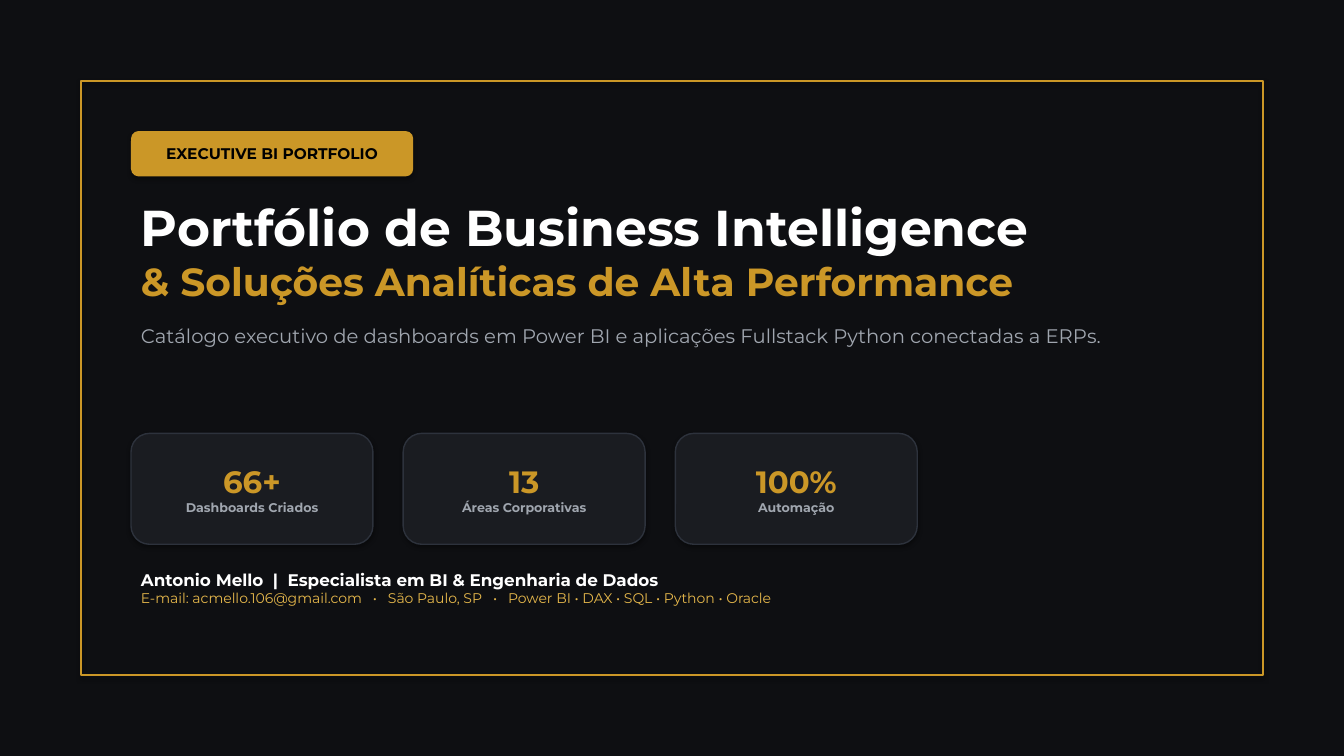
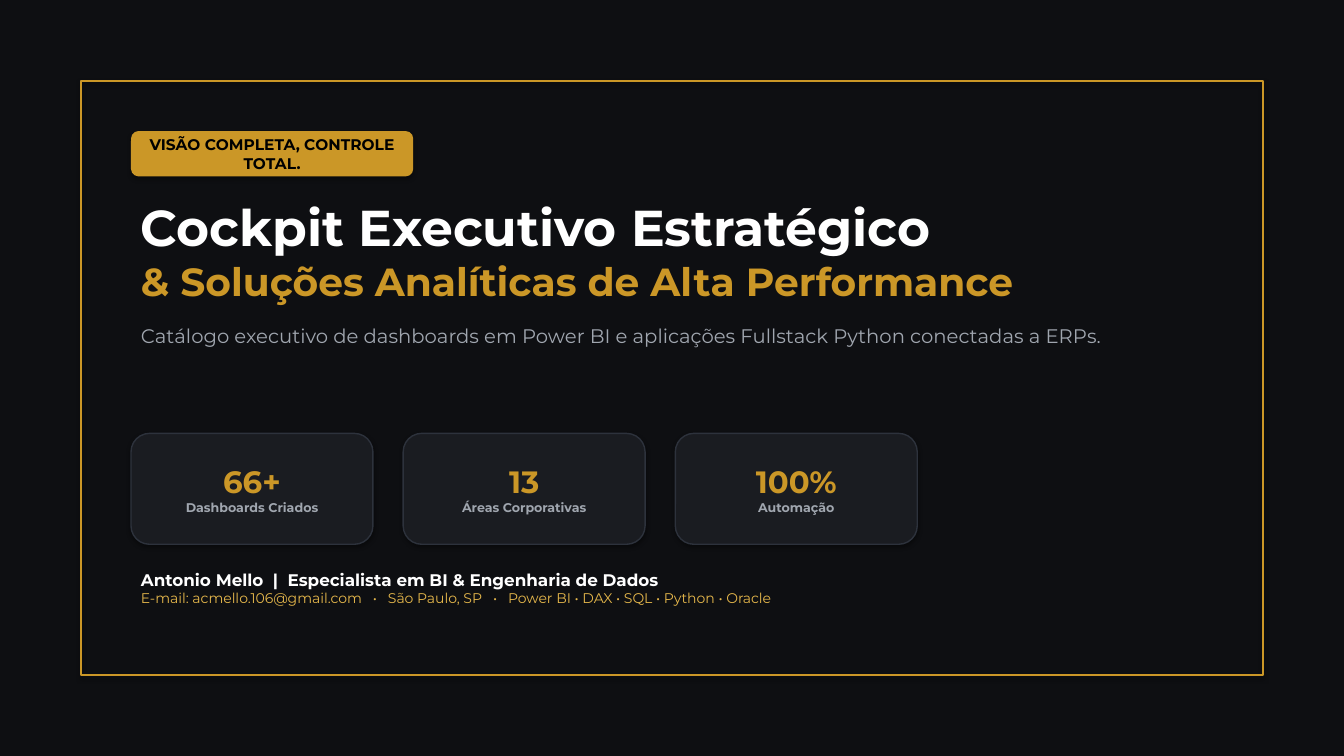
Before and after one commit to Sracm/portfolio-bi, a slide deck: slide 1 of Portfolio_Antonio_Mello_BI_Executive.pptx. Drawn at 1344x756 pixels with LibreOffice and Linux fonts; fonts in the diff are those of the drawing. Boxes give left, top, right and bottom in pixels: in the first picture for what was removed or moved away, otherwise in the second. Text is boxed around its words. In the diff, an @@ line names an element or a change of style, - is before the commit and + after.

Commit message:
Sync PPTX and all portfolio updates

```diff
--- a/Portfolio_Antonio_Mello_BI_Executive.pptx
+++ b/Portfolio_Antonio_Mello_BI_Executive.pptx
@@ text in rounded rectangle at [150,136,394,169]: text changed @@
-EXECUTIVE BI PORTFOLIO
+VISÃO COMPLETA, CONTROLE TOTAL.
@@ text at [141,206,930,256]: text changed @@
-Portfólio de Business Intelligence
+Cockpit Executivo Estratégico
```
